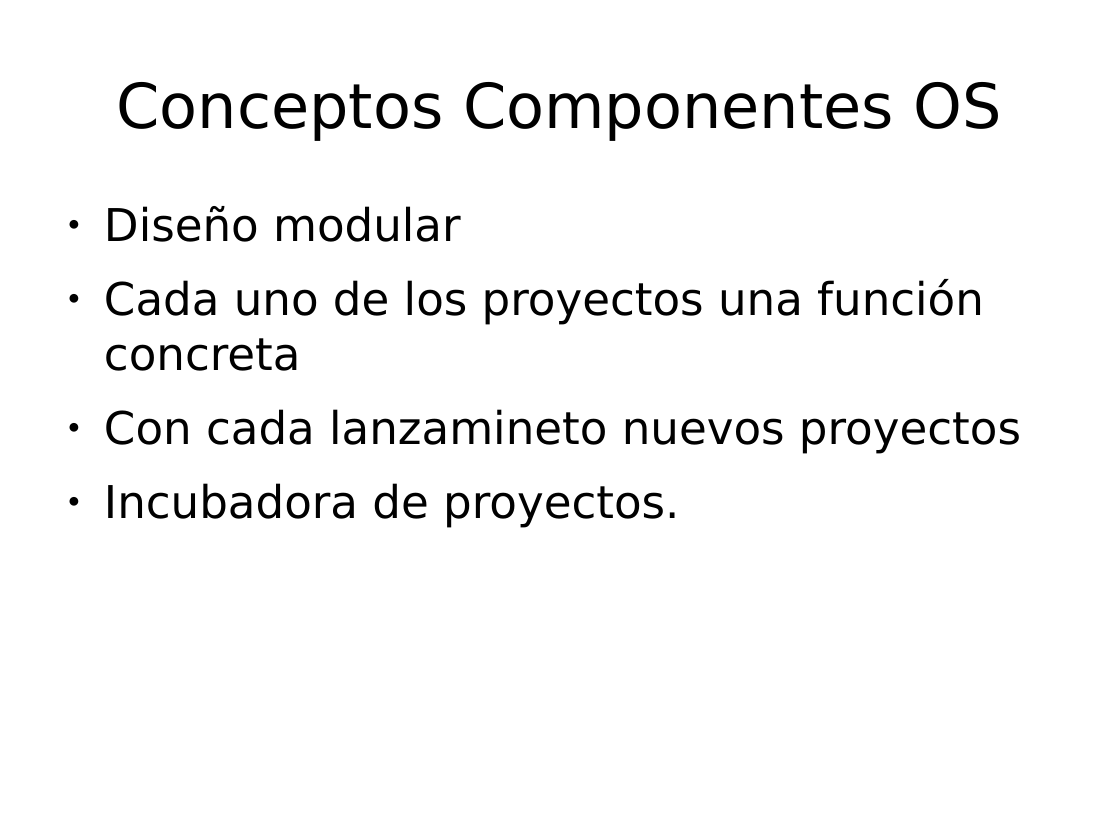
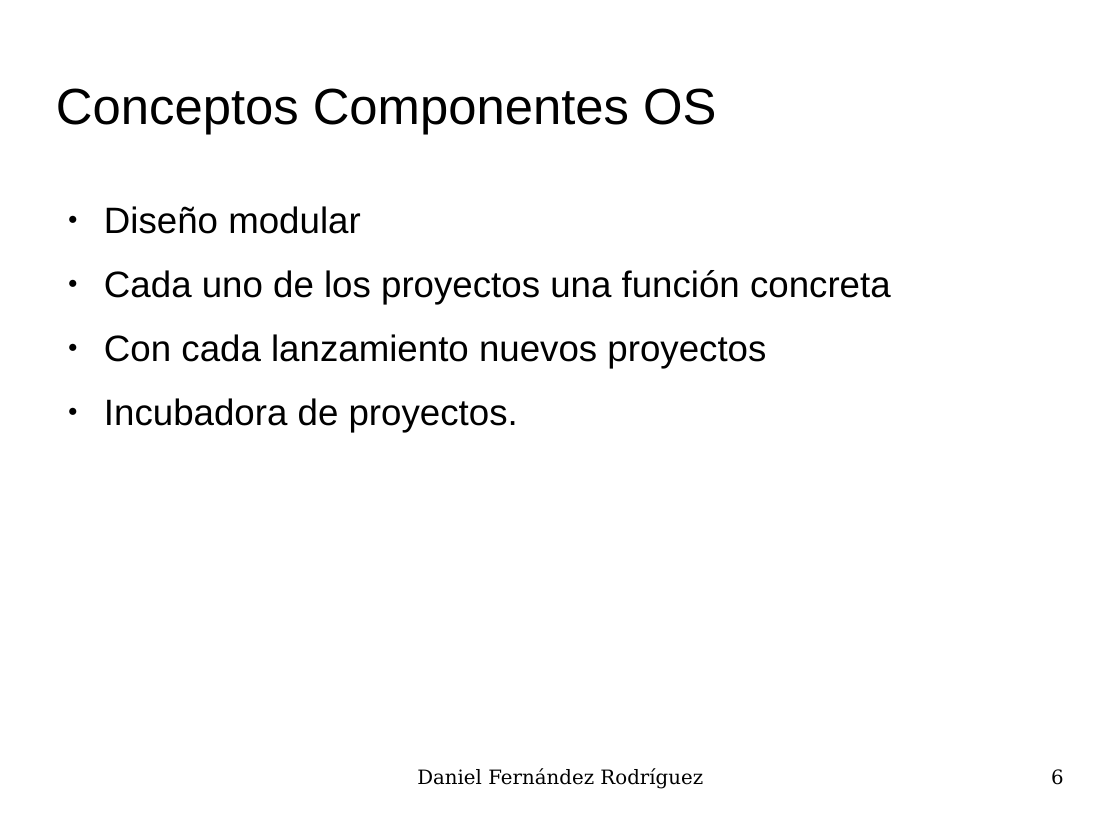
Before and after one commit to UO180222/tfg, a slide deck: slide 6 of docs/presentacion.odp (slide 3 before the commit). Drawn at 1120x840 pixels with LibreOffice and Linux fonts; fonts in the diff are those of the drawing; background and template pictures are left out. Boxes give left, top, right and bottom in pixels: in the first picture for what was removed or moved away, otherwise in the second. Text is boxed around its words. In the diff, an @@ line names an element or a change of style, - is before the commit and + after.

```diff
--- a/docs/presentacion.odp
+++ b/docs/presentacion.odp
@@ title "Conceptos Componentes OS": place and size @@
-title "Conceptos Componentes OS" at [117, 82, 1002, 141]
+title "Conceptos Componentes OS" at [56, 88, 716, 134]
@@ title "Conceptos Componentes OS" at [56, 88, 716, 134]: size 44 to 36 pt, font DejaVu Sans to Arial; alignment centre to left @@
@@ text at [104, 206, 891, 432]: size 32 to 26 pt, font DejaVu Sans to Arial in "Diseño modular", "Cada uno de los proyectos una función ...", "Incubadora de proyectos." @@
@@ text at [104, 334, 766, 368]: text changed; size 32 to 26 pt; font DejaVu Sans to Arial @@
-● Con cada lanzamineto nuevos proyectos
+● Con cada lanzamiento nuevos proyectos
@@ text added at [417, 769, 703, 789], 14 pt, text #000000 @@
+Daniel Fernández Rodríguez
@@ page number added at [1051, 769, 1064, 785], 14 pt, text #000000 @@
+6
```
Also in this commit, not shown: 8 other slides changed, 4 slides added, 1 slide removed, 1 other file.
